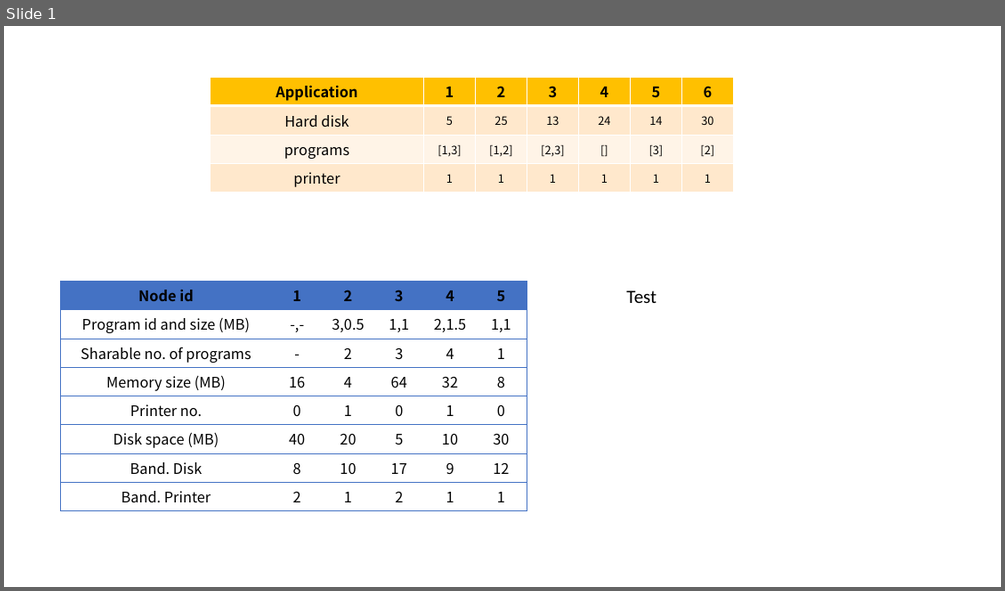
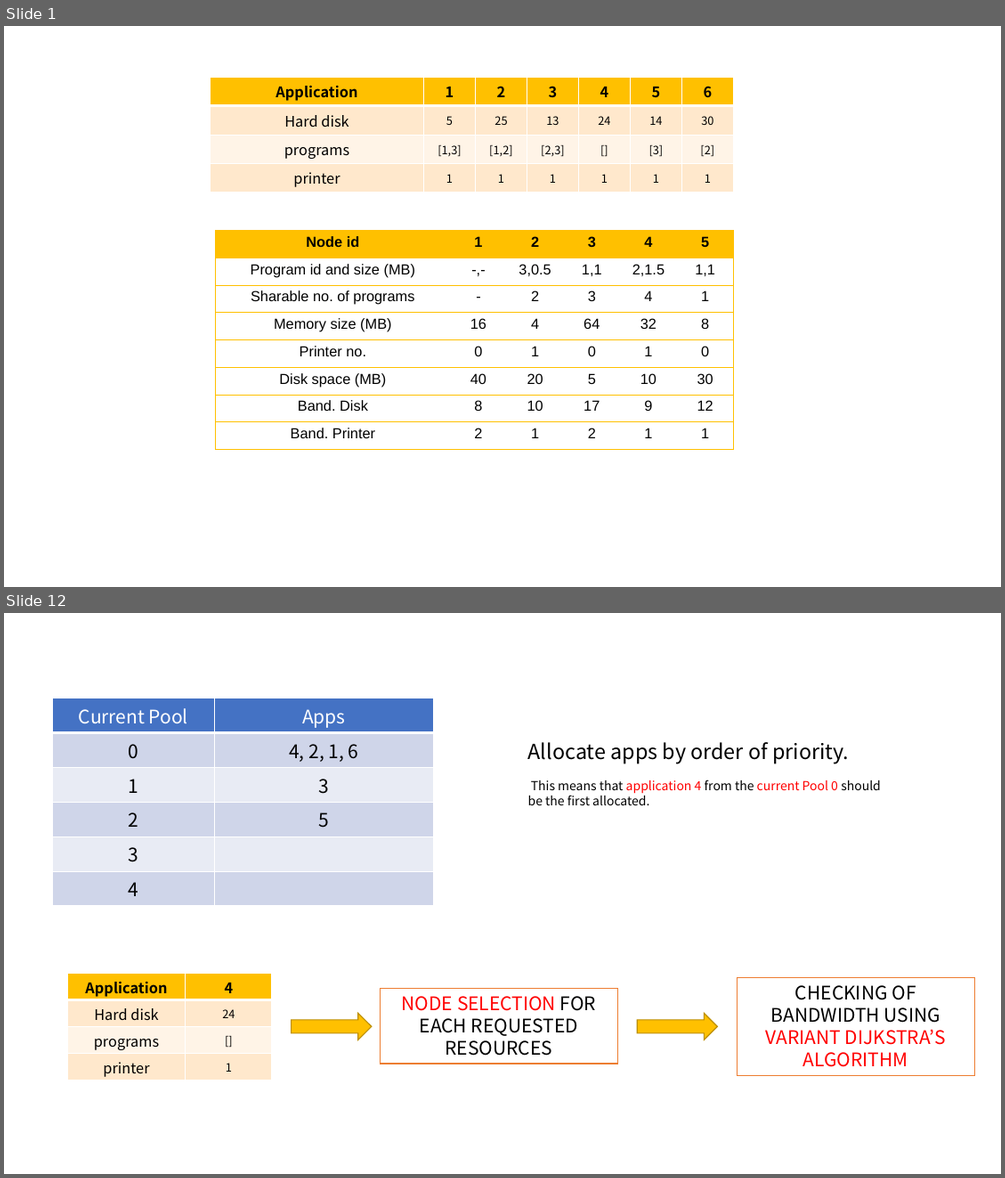
Before and after one commit to revhea2/priority-based-resource-allocation, a slide deck: final_presentation.pptx. Shown one above the other, each under a label of ours: slide 1 before the commit, slides 1 and 12 after it; the slides between them are not shown. The pictures are 1005x591 and 1005x1178 pixels, drawn with LibreOffice and Linux fonts; fonts in the diff are those of the drawing. Boxes give left, top, right and bottom in pixels: in the first picture for what was removed or moved away, otherwise in the second. Text is boxed around its words. In the diff, an @@ line names an element or a change of style, - is before the commit and + after.

```diff
--- a/final_presentation.pptx
+++ b/final_presentation.pptx
@@ slide 12 added at [4, 613, 1001, 1174], background #FFFFFF @@
@@ table added at [53, 698, 434, 900], 6 rows, 2 columns @@
+Current Pool | Apps
+0 | 4, 2, 1, 6
+1 | 3
+2 | 5
+3 | 
+4 | 
@@ text added at [528, 742, 881, 805], 12 pt, text #000000 @@
+Allocate apps by order of priority.
+This means that application 4 from the current Pool 0 should be the first allocated.
@@ table added at [67, 973, 273, 1080], 4 rows, 2 columns @@
+Application | 4
+Hard disk | 24
+programs | []
+printer | 1
@@ rectangle added at [736, 977, 975, 1075], fill #FFFFFF, outline #ED7D31 1 pt, 18 pt, text #FF0000 @@
+CHECKING OF BANDWIDTH USING VARIANT DIJKSTRA’S ALGORITHM
@@ rectangle added at [380, 988, 618, 1063], fill #FFFFFF, outline #ED7D31 1 pt, 18 pt, text #000000 @@
+NODE SELECTION FOR EACH REQUESTED RESOURCES
@@ right arrow added at [291, 1013, 372, 1040], fill #FFC000, outline #BD8E00 1 pt @@
@@ right arrow added at [638, 1013, 718, 1040], fill #FFC000, outline #BD8E00 1 pt @@
@@ slide 1 changed as well @@
@@ table at [216, 230, 735, 450] @@
@@ font Noto Sans CJK JP to Arial @@
@@ borders changed @@
@@ table: place and size @@
-table at [61, 281, 526, 506]
+table at [216, 230, 735, 450]
@@ text removed at [626, 290, 656, 303] @@
-Test
```
Also in this commit, not shown: 15 other slides added, 2 slides removed, 1 other file.
